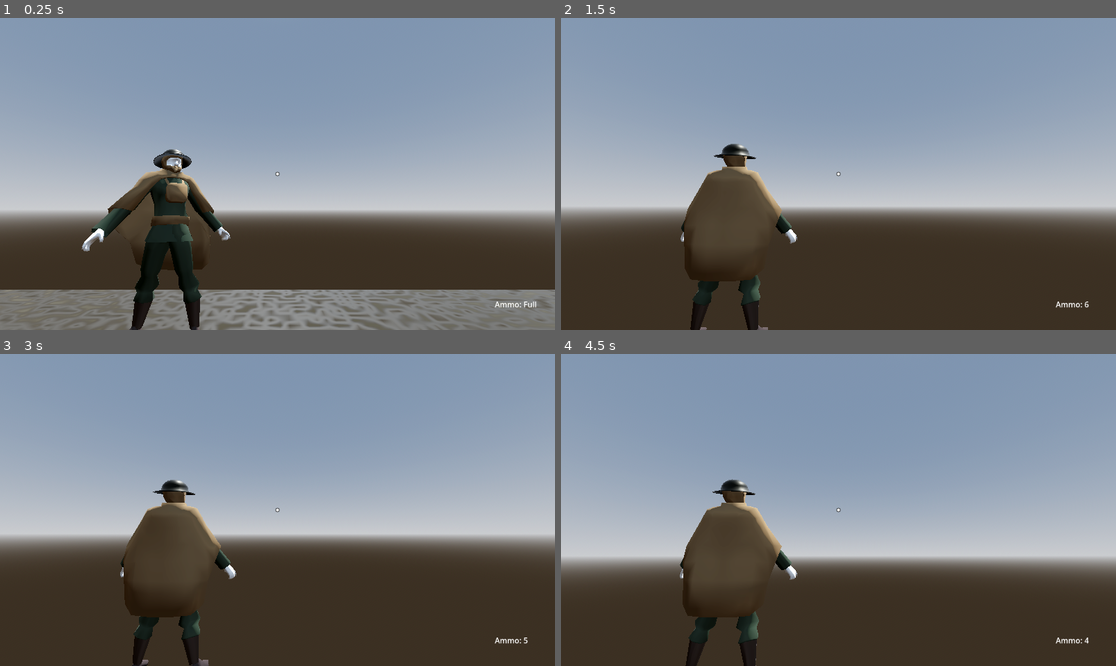
Above: before the commit, frames 1-4 (two rows, left to right).
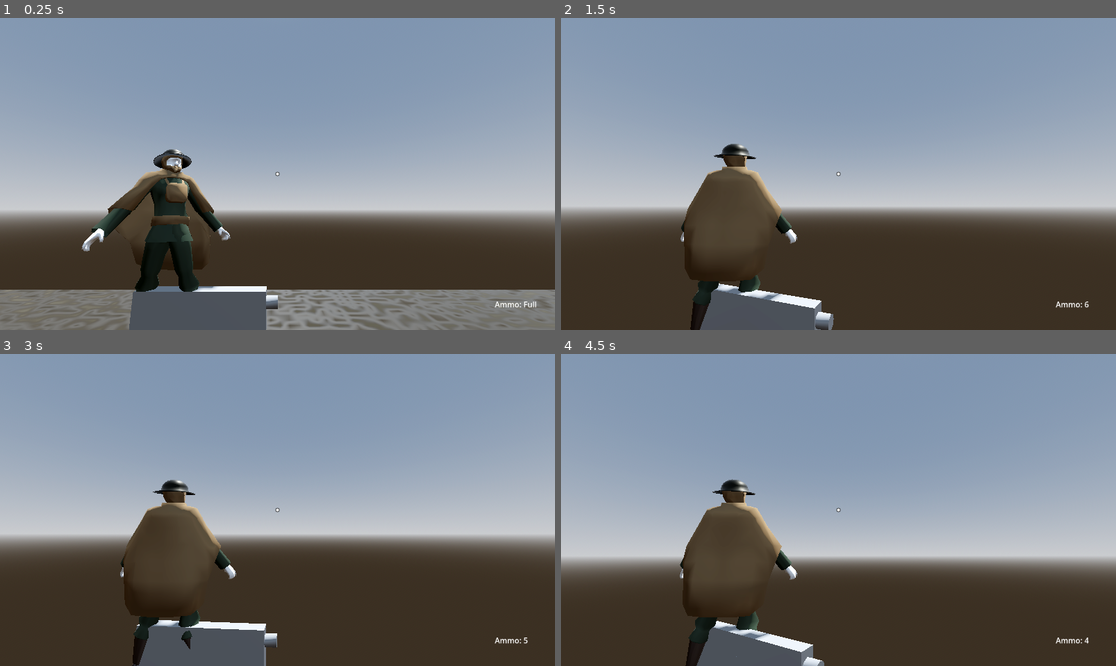
Above: after the commit, the same moments.

Repository: Sighco-git/TPS-Boilerplate
Game: Godot game, scene res://Levels/level.tscn
The game is run twice, just before and just after one commit, with the same random seed, the same clock (stepped at 60 frames per second) and the same inputs.
Inputs (mouse positions are in pixels of both pictures, inside the frame that each line leads up to):
- Up to frame 1 (0.25 s): no input
- Up to frame 2 (1.5 s): tap Enter (ui_accept) at 0.5, 0.77, 1.25 s; move the mouse to (866, 174) at 0.52 s; hold Right mouse button (alt_use_equiped) 0.53-1.28 s; hold W (move_forward) from 0.53 s (still down); move the mouse to (810, 174) at 1.27 s; click (810, 174) at 1.35 s
- Up to frame 3 (3 s): keep holding W (move_forward); tap Enter (ui_accept) at 1.52, 2.75 s; move the mouse to (288, 503) at 2.02 s; hold Right mouse button (alt_use_equiped) 2.03-2.78 s; move the mouse to (271, 516) at 2.77 s; click (271, 516) at 2.85 s
- Up to frame 4 (4.5 s): keep holding W (move_forward); tap Enter (ui_accept) at 3.02, 3.77, 4.25 s; move the mouse to (877, 513) at 3.52 s; hold Right mouse button (alt_use_equiped) 3.53-4.28 s; move the mouse to (794, 506) at 4.27 s; click (794, 506) at 4.35 s

The runs differ from the first frame. In frame 1, 3.4% of the frame differs, in the area x 23-51%, y 85-100%; in frame 2, 2.6%; in frame 3, 3.0%; in frame 4, 2.2%.

Commit message:
Added Model

Diff:
--- a/third-person-w-rig-v-0.2/Resources/Weapons/M1911/m1911.tscn
+++ b/third-person-w-rig-v-0.2/Resources/Weapons/M1911/m1911.tscn
@@ -5,3 +5,23 @@
 [node name="M1911" type="Node3D" unique_id=1317768901]
 
 [node name="RaycastWeaponMuzzle" parent="." unique_id=150030651 instance=ExtResource("1_3qgod")]
+transform = Transform3D(-4.371139e-08, 0, 1, 0, 1, 0, -1, 0, -4.371139e-08, 0.557497, 0.17291127, 0)
+
+[node name="TempModel" type="Node3D" parent="." unique_id=98065098]
+
+[node name="Handle" type="CSGBox3D" parent="TempModel" unique_id=2079162125]
+transform = Transform3D(0.8660254, 0.5, 0, -0.5, 0.8660254, 0, 0, 0, 1, -0.020889483, 0.012060549, 0)
+size = Vector3(0.1517578, 0.4, 0.07)
+
+[node name="MagWell" type="CSGBox3D" parent="TempModel" unique_id=1763943964]
+transform = Transform3D(0.8660254, 0.5, 0, -0.5, 0.8660254, 0, 0, 0, 1, -0.119465835, -0.16019157, 0)
+size = Vector3(0.17805786, 0.019018555, 0.080078125)
+
+[node name="Reciever" type="CSGBox3D" parent="TempModel" unique_id=927846939]
+transform = Transform3D(-5.9604645e-08, 1, 0, -1, -5.9604645e-08, 0, 0, 0, 1, 0.16997951, 0.1406965, 0)
+size = Vector3(0.18935546, 0.6308594, 0.07)
+
+[node name="Muzzle" type="CSGCylinder3D" parent="TempModel" unique_id=1102669699]
+transform = Transform3D(-4.371139e-08, 1, 0, -1, -4.371139e-08, 0, 0, 0, 1, 0.50653154, 0.17674953, 0)
+radius = 0.03
+height = 0.072
